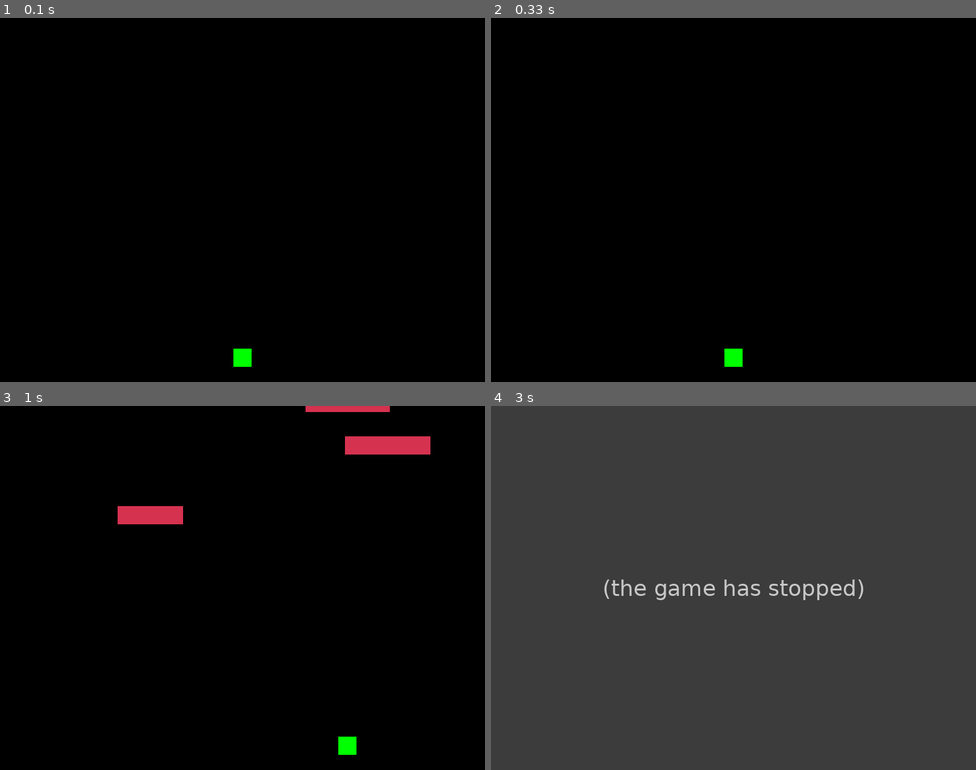
Above: before the commit, frames 1-4 (two rows, left to right).
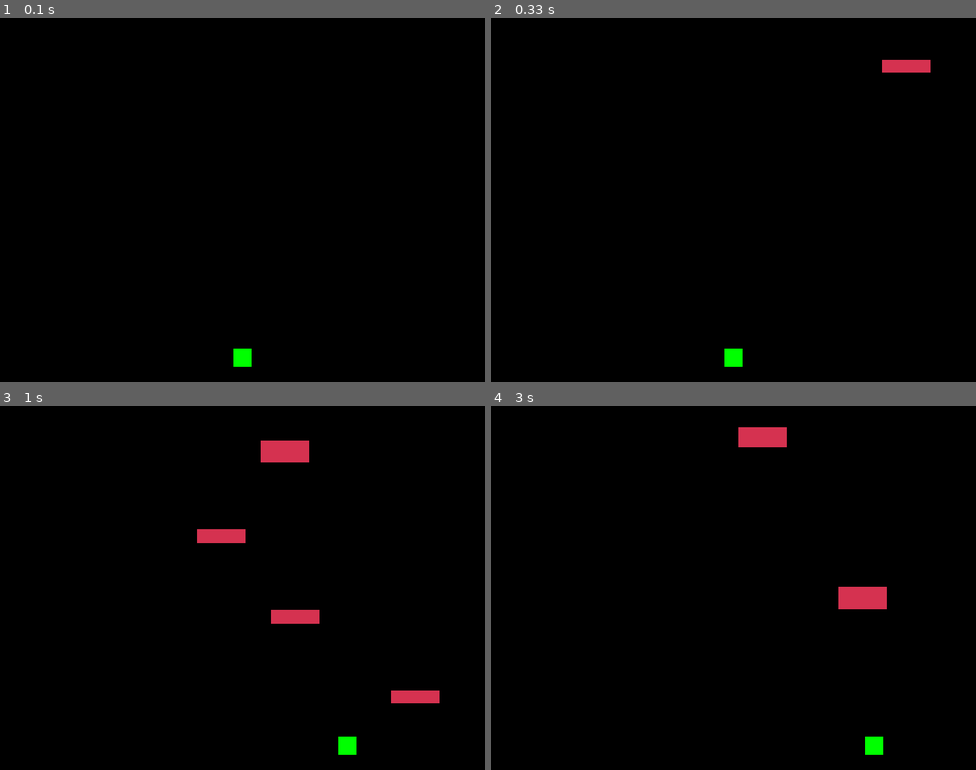
Above: after the commit, the same moments.

Repository: johnwangwyx/Dodge-The-Wall-pygame-with-STM32L4-
Game: pygame game, started from game.py
The game is run twice, just before and just after one commit, with the same random seed, the same clock (stepped at 60 frames per second) and the same inputs.
Inputs:
- Up to frame 1 (0.1 s): no input
- Up to frame 2 (0.33 s): no input
- Up to frame 3 (1 s): hold Right 0.33-0.8 s
- Up to frame 4 (3 s): hold Left 1.9-2.3 s; hold Right 2.33-2.97 s

Frame 1 is identical in both runs. In frame 2, 0.4% of the frame differs, in the area x 80-91%, y 11-15%; in frame 3, 3.6%; in frame 4, 100%, in the area x 0-100%, y 0-100%.
Before the commit the program exited at 2.77 s; later frames show no game.

Commit message:
Remove overlapping Walls and ensure gap

Diff:
--- a/game.py
+++ b/game.py
@@ -9,7 +9,7 @@
 PLAYER_ACC = 0.9
 FRICTION = -0.12
 FPS = 60
-WALL_SPEED = 5
+WALL_SPEED = 10
 
 # Colors
 WHITE = (255, 255, 255)
@@ -45,13 +45,15 @@
 
 # Wall class
 class Wall(pygame.sprite.Sprite):
-    def __init__(self):
-        pygame.sprite.Sprite.__init__(self)
-        self.image = pygame.Surface((random.randint(50, 150), 30))
+    def __init__(self, x, y, w, h, existing_walls=None):
+        super().__init__()
+        self.image = pygame.Surface((w, h))
         self.image.fill(RED)
-        self.rect = self.image.get_rect()
-        self.rect.x = random.randint(0, WIDTH - self.rect.width)
-        self.rect.y = 0 - self.rect.height
+        self.rect = self.image.get_rect(topleft=(x, y))
+
+        if existing_walls:
+            while pygame.sprite.spritecollideany(self, existing_walls, collided=None):
+                self.rect.y = random.randint(-100, -40)
 
     def update(self):
         self.rect.y += WALL_SPEED
@@ -61,7 +63,7 @@
 # Game loop
 def game_loop():
     screen = pygame.display.set_mode((WIDTH, HEIGHT))
-    pygame.display.set_caption("Flight Simulator")
+    pygame.display.set_caption("Dodge the Wall - Flight Simulator")
     clock = pygame.time.Clock()
 
     all_sprites = pygame.sprite.Group()
@@ -71,11 +73,21 @@
     all_sprites.add(player)
 
     running = True
+    last_wall_y = 0
     while running:
         clock.tick(FPS)
 
-        if random.random() > 0.95:
-            wall = Wall()
+        if len(walls) < 5:
+            WALL_WIDTH = 80
+            WALL_HEIGHT = random.randint(20, 40)
+            random_x = random.randint(0, WIDTH - WALL_WIDTH)
+
+            # Make sure there's a gap between this wall and the last
+            gap = 100
+            random_y = last_wall_y - WALL_HEIGHT - gap
+            last_wall_y = random_y
+
+            wall = Wall(random_x, random_y, WALL_WIDTH, WALL_HEIGHT, walls)
             all_sprites.add(wall)
             walls.add(wall)
 
